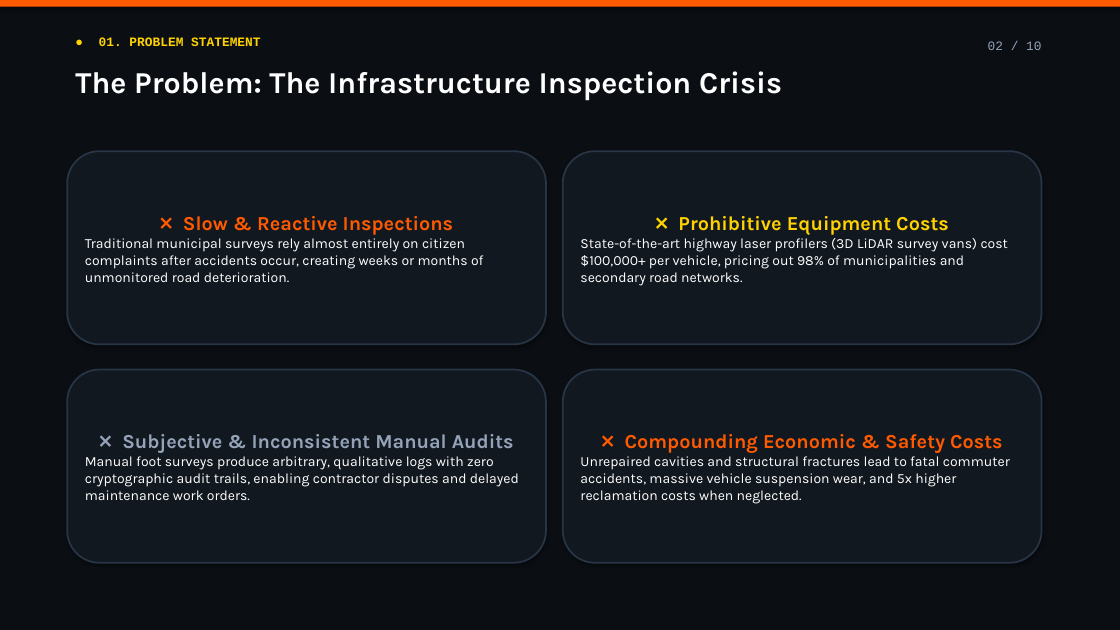
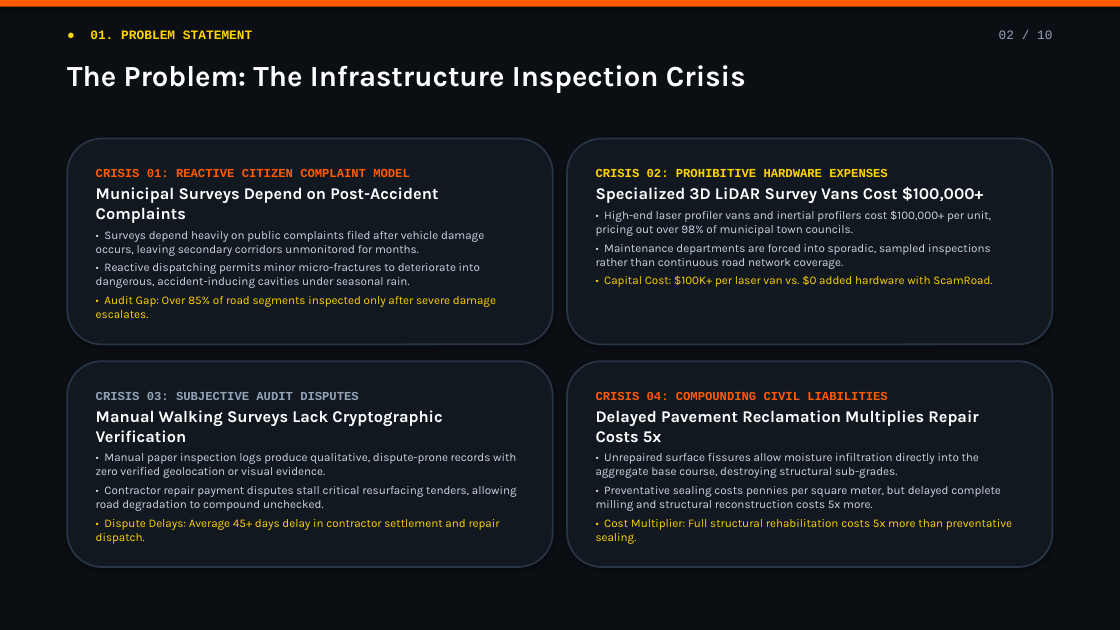
Before and after one commit to Priya-Ranjan-0201/Potholes-detector, a slide deck: slide 2 of ScamRoad_Presentation.pptx. Drawn at 1120x630 pixels with LibreOffice and Linux fonts; fonts in the diff are those of the drawing. Boxes give left, top, right and bottom in pixels: in the first picture for what was removed or moved away, otherwise in the second. Text is boxed around its words. In the diff, an @@ line names an element or a change of style, - is before the commit and + after.

Commit message:
docs: overhaul presentation deck with publication-grade design and slide previews

```diff
--- a/ScamRoad_Presentation.pptx
+++ b/ScamRoad_Presentation.pptx
@@ text "● 01. PROBLEM STATEMENT": place and size @@
-text "● 01. PROBLEM STATEMENT" at [99, 37, 260, 46]
+text "● 01. PROBLEM STATEMENT" at [90, 30, 252, 39]
@@ text "02 / 10": place and size @@
-text "02 / 10" at [988, 41, 1041, 50]
+text "02 / 10" at [999, 30, 1052, 39]
@@ text "The Problem: The Infrastructure Inspection ..." at [67, 65, 746, 93]: size 26 to 25 pt @@
@@ rounded rectangle "CRISIS 01: REACTIVE CITIZEN COMPLAINT ...": place and size @@
-rounded rectangle "CRISIS 01: REACTIVE CITIZEN COMPLAINT ..." at [67, 151, 546, 344]
+rounded rectangle "CRISIS 01: REACTIVE CITIZEN COMPLAINT ..." at [67, 139, 553, 344]
@@ rounded rectangle "CRISIS 02: PROHIBITIVE HARDWARE EXPENSES": place and size @@
-rounded rectangle "CRISIS 02: PROHIBITIVE HARDWARE EXPENSES" at [563, 151, 1042, 344]
+rounded rectangle "CRISIS 02: PROHIBITIVE HARDWARE EXPENSES" at [567, 139, 1053, 344]
@@ text in rounded rectangle at [96, 169, 496, 318]: text changed; size 12 to 10 pt; text colour #FFFFFF to #CBD5E1 @@
-❌ Slow & Reactive Inspections
-Traditional municipal surveys rely almost entirely on citizen complaints after accidents occur, creating weeks or months of unmonitored road deterioration.
+CRISIS 01: REACTIVE CITIZEN COMPLAINT MODEL
+Municipal Surveys Depend on Post-Accident Complaints
+• Surveys depend heavily on public complaints filed after vehicle damage occurs, leaving secondary corridors unmonitored for months.
+• Reactive dispatching permits minor micro-fractures to deteriorate into dangerous, accident-inducing cavities under seasonal rain.
+• Audit Gap: Over 85% of road segments inspected only after severe damage escalates.
@@ text in rounded rectangle at [596, 169, 992, 287]: text changed; size 12 to 10 pt; text colour #FFFFFF to #CBD5E1 @@
-❌ Prohibitive Equipment Costs
-State-of-the-art highway laser profilers (3D LiDAR survey vans) cost $100,000+ per vehicle, pricing out 98% of municipalities and secondary road networks.
+CRISIS 02: PROHIBITIVE HARDWARE EXPENSES
+Specialized 3D LiDAR Survey Vans Cost $100,000+
+• High-end laser profiler vans and inertial profilers cost $100,000+ per unit, pricing out over 98% of municipal town councils.
+• Maintenance departments are forced into sporadic, sampled inspections rather than continuous road network coverage.
+• Capital Cost: $100K+ per laser van vs. $0 added hardware with ScamRoad.
@@ rounded rectangle "CRISIS 03: SUBJECTIVE AUDIT DISPUTES": place and size @@
-rounded rectangle "CRISIS 03: SUBJECTIVE AUDIT DISPUTES" at [67, 370, 546, 563]
+rounded rectangle "CRISIS 03: SUBJECTIVE AUDIT DISPUTES" at [67, 361, 553, 567]
@@ vertical alignment middle to top in 4 elements at [567, 139, 1053, 344], [67, 139, 553, 344], [67, 361, 553, 567], [567, 361, 1053, 567] @@
@@ rounded rectangle "CRISIS 04: COMPOUNDING CIVIL LIABILITIES": place and size @@
-rounded rectangle "CRISIS 04: COMPOUNDING CIVIL LIABILITIES" at [563, 370, 1042, 563]
+rounded rectangle "CRISIS 04: COMPOUNDING CIVIL LIABILITIES" at [567, 361, 1053, 567]
@@ text in rounded rectangle at [96, 392, 517, 544]: text changed; size 12 to 10 pt; text colour #FFFFFF to #CBD5E1 @@
-❌ Subjective & Inconsistent Manual Audits
-Manual foot surveys produce arbitrary, qualitative logs with zero cryptographic audit trails, enabling contractor disputes and delayed maintenance work orders.
+CRISIS 03: SUBJECTIVE AUDIT DISPUTES
+Manual Walking Surveys Lack Cryptographic Verification
+• Manual paper inspection logs produce qualitative, dispute-prone records with zero verified geolocation or visual evidence.
+• Contractor repair payment disputes stall critical resurfacing tenders, allowing road degradation to compound unchecked.
+• Dispute Delays: Average 45+ days delay in contractor settlement and repair dispatch.
@@ text in rounded rectangle at [596, 392, 1012, 544]: text changed; size 12 to 10 pt; text colour #FFFFFF to #CBD5E1 @@
-❌ Compounding Economic & Safety Costs
-Unrepaired cavities and structural fractures lead to fatal commuter accidents, massive vehicle suspension wear, and 5x higher reclamation costs when neglected.
+CRISIS 04: COMPOUNDING CIVIL LIABILITIES
+Delayed Pavement Reclamation Multiplies Repair Costs 5x
+• Unrepaired surface fissures allow moisture infiltration directly into the aggregate base course, destroying structural sub-grades.
+• Preventative sealing costs pennies per square meter, but delayed complete milling and structural reconstruction costs 5x more.
+• Cost Multiplier: Full structural rehabilitation costs 5x more than preventative sealing.
```
Also in this commit, not shown: 9 other slides changed, 15 other files.
